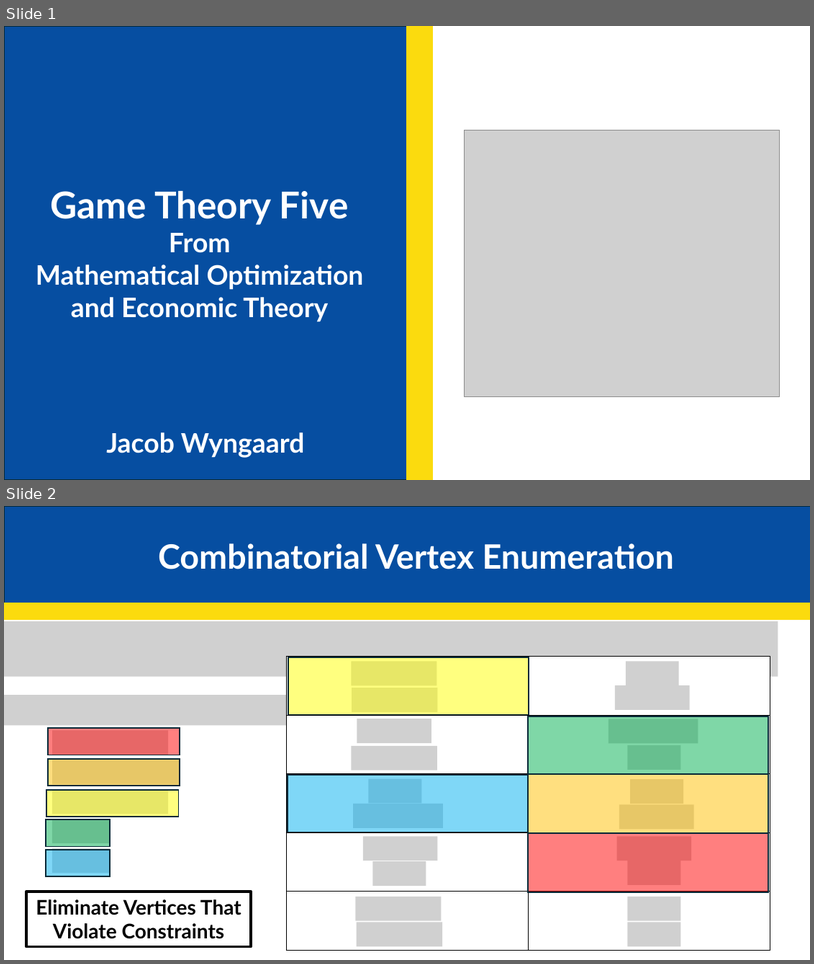
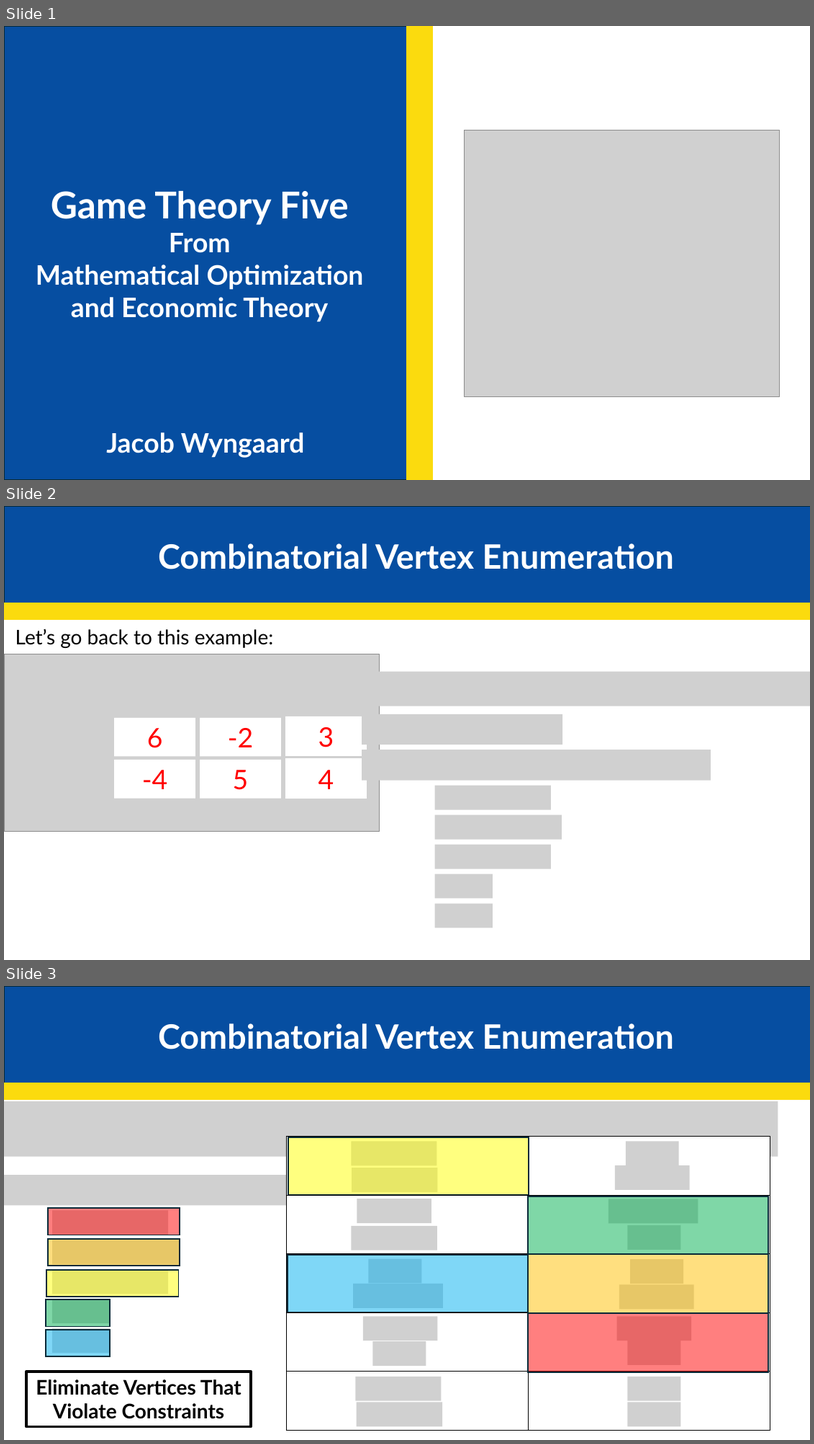
Before and after one commit to JakeCisc210/Candidacy, a slide deck: Reading Course/Presentations/Game Theory Five.pptx. Shown one above the other, each under a label of ours: slides 1 and 2 before the commit, slides 1, 2 and 3 after it. The pictures are 814x964 and 814x1444 pixels, drawn with LibreOffice and Linux fonts; fonts in the diff are those of the drawing; grey boxes stand for pictures. Boxes give left, top, right and bottom in pixels: in the first picture for what was removed or moved away, otherwise in the second. Text is boxed around its words. In the diff, an @@ line names an element or a change of style, - is before the commit and + after.

```diff
--- a/Reading Course/Presentations/Game Theory Five.pptx
+++ b/Reading Course/Presentations/Game Theory Five.pptx
@@ slide 2 added at <box>4,506,810,960</box>, background #FFFFFF @@
@@ rectangle added at <box>5,506,810,602</box>, fill #064EA1, outline #092A39 1.5 pt @@
@@ text added at <box>158,543,674,569</box>, 40 pt, text #FFFFFF, bold @@
+Combinatorial Vertex Enumeration
@@ rectangle added at <box>4,602,810,619</box>, fill #FBDB0E, outline #FBDB0E 1.5 pt @@
@@ text added at <box>16,629,274,648</box>, 24 pt, text #000000 @@
+  Let’s go back to this example:
@@ picture added at <box>4,654,380,831</box> @@
@@ picture added at <box>367,671,810,705</box> @@
@@ rectangle added at <box>114,718,196,757</box>, fill #FFFFFF, 32 pt, text #FF0000 @@
+6
@@ rectangle added at <box>200,718,281,757</box>, fill #FFFFFF, 32 pt, text #FF0000 @@
+-2
@@ rectangle added at <box>286,716,367,755</box>, fill #FFFFFF, 32 pt, text #FF0000 @@
+20
@@ rectangle added at <box>286,717,367,756</box>, fill #FFFFFF, 32 pt, text #FF0000 @@
+3
@@ picture added at <box>362,714,563,744</box> @@
@@ rectangle added at <box>114,759,196,798</box>, fill #FFFFFF, 32 pt, text #FF0000 @@
+-4
@@ rectangle added at <box>200,759,281,798</box>, fill #FFFFFF, 32 pt, text #FF0000 @@
+5
@@ rectangle added at <box>286,758,367,797</box>, fill #FFFFFF, 32 pt, text #FF0000 @@
+-20
@@ rectangle added at <box>286,759,367,798</box>, fill #FFFFFF, 32 pt, text #FF0000 @@
+4
@@ picture added at <box>362,750,711,780</box> @@
@@ picture added at <box>435,785,551,810</box> @@
@@ picture added at <box>435,815,563,839</box> @@
@@ picture added at <box>435,844,551,868</box> @@
@@ picture added at <box>435,874,494,898</box> @@
@@ picture added at <box>435,903,494,928</box> @@
@@ what was slide 2 is now slide 3 @@
```
Also in this commit, not shown: 1 other file.
